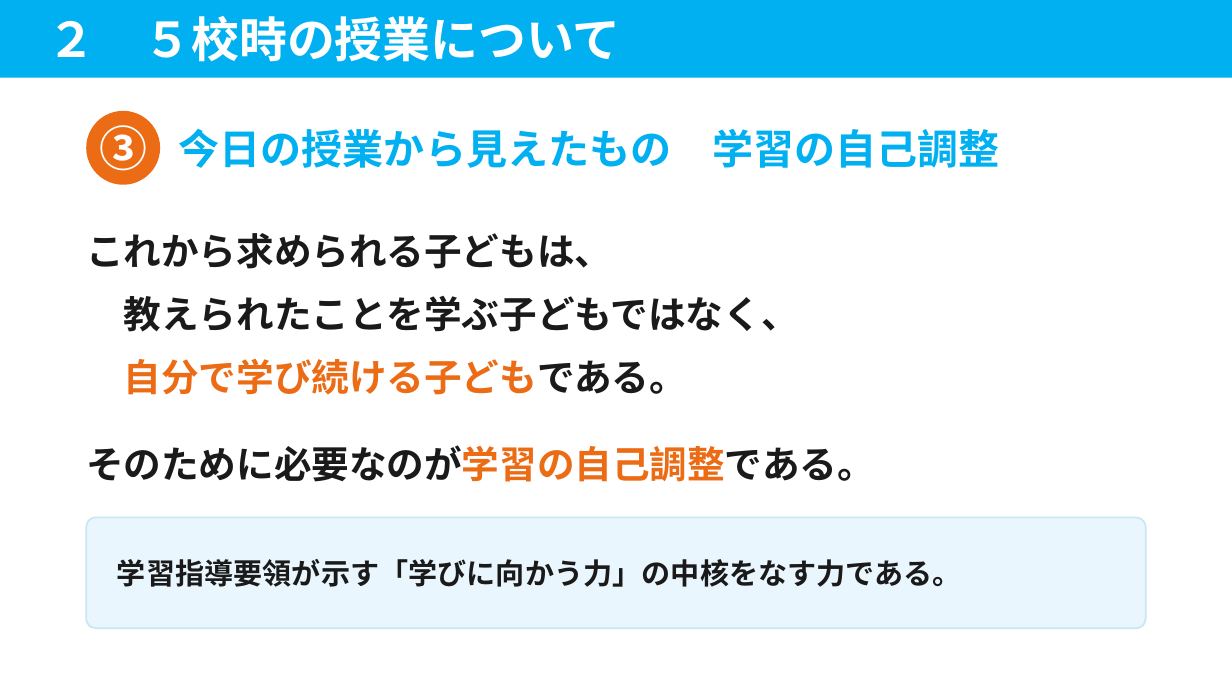
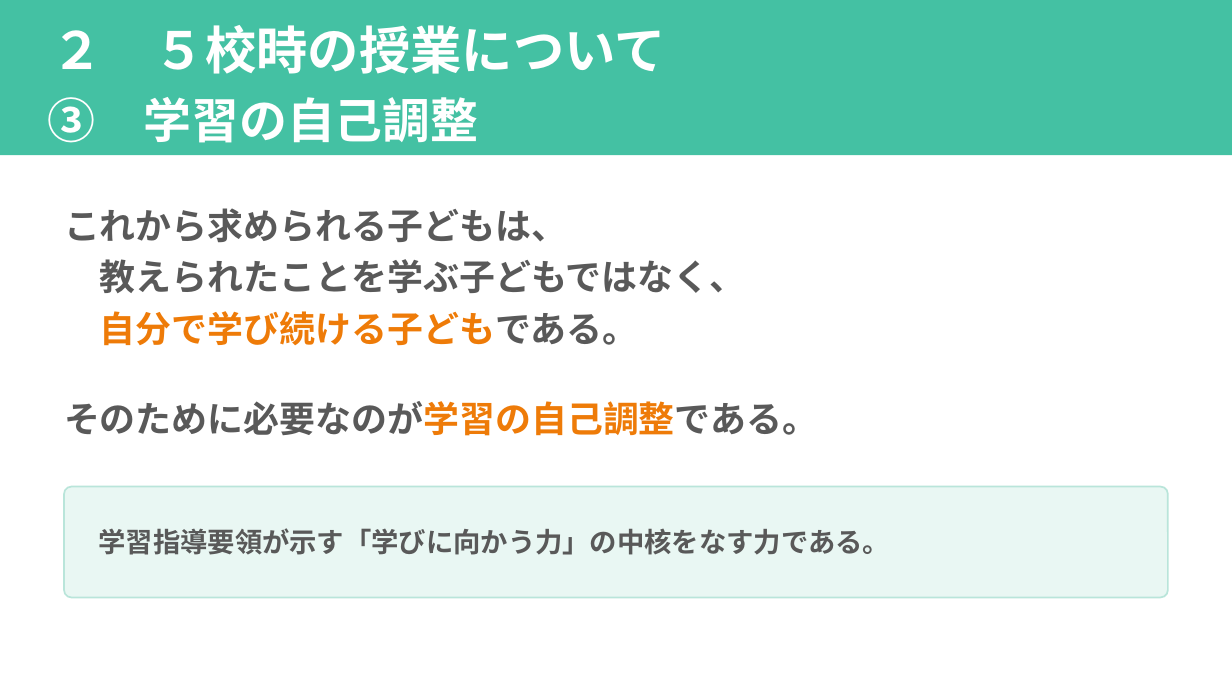
Before and after one commit to contynet730-star/con30, a slide deck: slide 11 of 指導課訪問_みらい青空学園/指導課訪問_５校時指導助言資料_みらい青空学園.pptx. Drawn at 1232x693 pixels with LibreOffice and Linux fonts; fonts in the diff are those of the drawing. Boxes give left, top, right and bottom in pixels: in the first picture for what was removed or moved away, otherwise in the second. Text is boxed around its words. In the diff, an @@ line names an element or a change of style, - is before the commit and + after.

```diff
--- a/指導課訪問_みらい青空学園/指導課訪問_５校時指導助言資料_みらい青空学園.pptx
+++ b/指導課訪問_みらい青空学園/指導課訪問_５校時指導助言資料_みらい青空学園.pptx
@@ rectangle "２ ５校時の授業について": place and size @@
-rectangle "２ ５校時の授業について" at <box>0,0,1232,78</box>
+rectangle "２ ５校時の授業について" at <box>0,0,1232,155</box>
@@ rectangle "２ ５校時の授業について" at <box>0,0,1232,155</box>: fill #00B0F0 to #44C1A3 @@
@@ text in rectangle at <box>51,25,666,74</box>: size 28 to 30 pt in "２ ５校時の授業について"; line spacing 1 to 1.2 @@
@@ text in rectangle at <box>48,97,478,143</box>: paragraph added @@
+③ 学習の自己調整
@@ ellipse removed at <box>86,111,160,185</box> @@
@@ text removed at <box>99,117,147,178</box> @@
-③
@@ text removed at <box>179,129,999,168</box> @@
-今日の授業から見えたもの 学習の自己調整
@@ text "これから求められる子どもは、": place and size @@
-text "これから求められる子どもは、" at <box>86,233,799,395</box>
+text "これから求められる子どもは、" at <box>64,208,745,346</box>
@@ text "これから求められる子どもは、" at <box>64,208,745,346</box>: size 22 to 21 pt; text colour #1A1A1A to #595959 in "これから求められる子どもは、", "教えられたことを学ぶ子どもではなく、", "自分で学び続ける子どもである。"; text colour #EB6C15 to #EE7B08 in "自分で学び続ける子どもである。"; line spacing 1.4 to 1.2 @@
@@ text "そのために必要なのが学習の自己調整である。": place and size @@
-text "そのために必要なのが学習の自己調整である。" at <box>86,445,875,482</box>
+text "そのために必要なのが学習の自己調整である。" at <box>64,401,818,436</box>
@@ text "そのために必要なのが学習の自己調整である。" at <box>64,401,818,436</box>: size 22 to 21 pt; text colour #1A1A1A to #595959, text colour #EB6C15 to #EE7B08 in "そのために必要なのが学習の自己調整である。"; line spacing 1.35 to 1.2 @@
@@ rounded rectangle: place and size @@
-rounded rectangle at <box>86,517,1146,628</box>
+rounded rectangle at <box>64,487,1168,598</box>
@@ rounded rectangle at <box>64,487,1168,598</box>: fill #EAF6FD to #E9F7F3; outline #C9E6F5 1 pt to #B9E5DA 1 pt; proportions changed @@
@@ text "学習指導要領が示す「学びに向かう力」の中核をなす力である。": place and size @@
-text "学習指導要領が示す「学びに向かう力」の中核をなす力である。" at <box>117,559,962,587</box>
+text "学習指導要領が示す「学びに向かう力」の中核をなす力である。" at <box>99,528,891,555</box>
@@ text "学習指導要領が示す「学びに向かう力」の中核をなす力である。" at <box>99,528,891,555</box>: size 17 to 16 pt, text colour #1A1A1A to #595959 @@
```
Also in this commit, not shown: 13 other slides changed, 2 other files.
